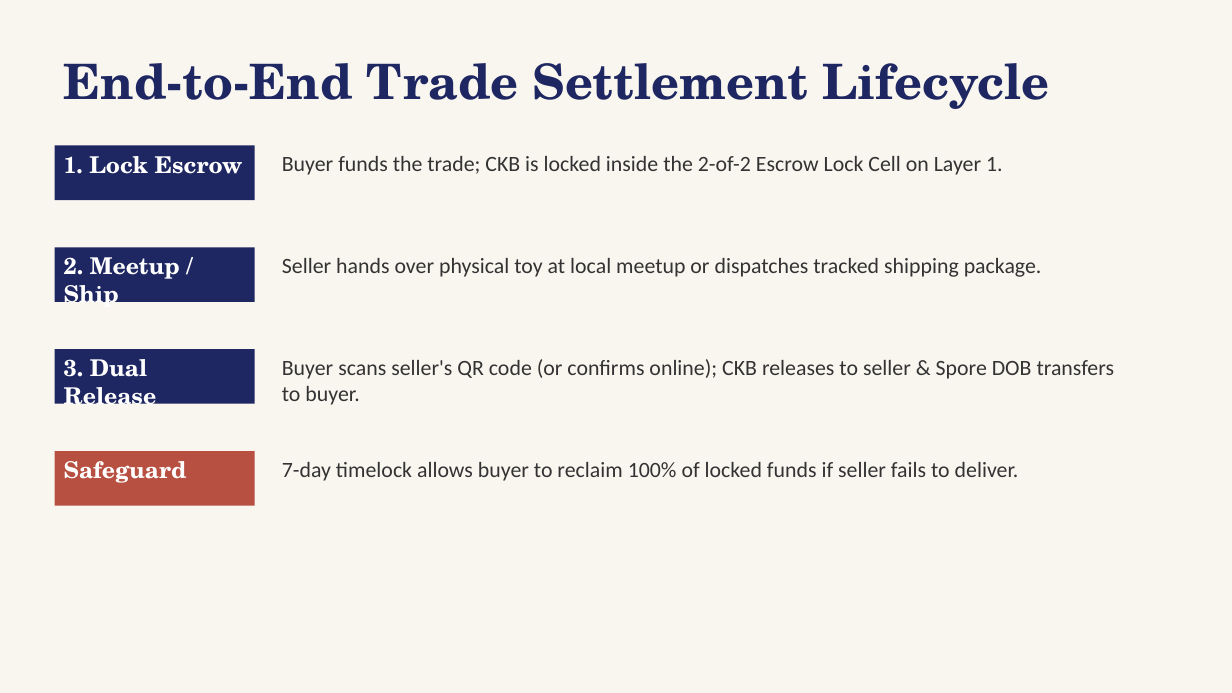
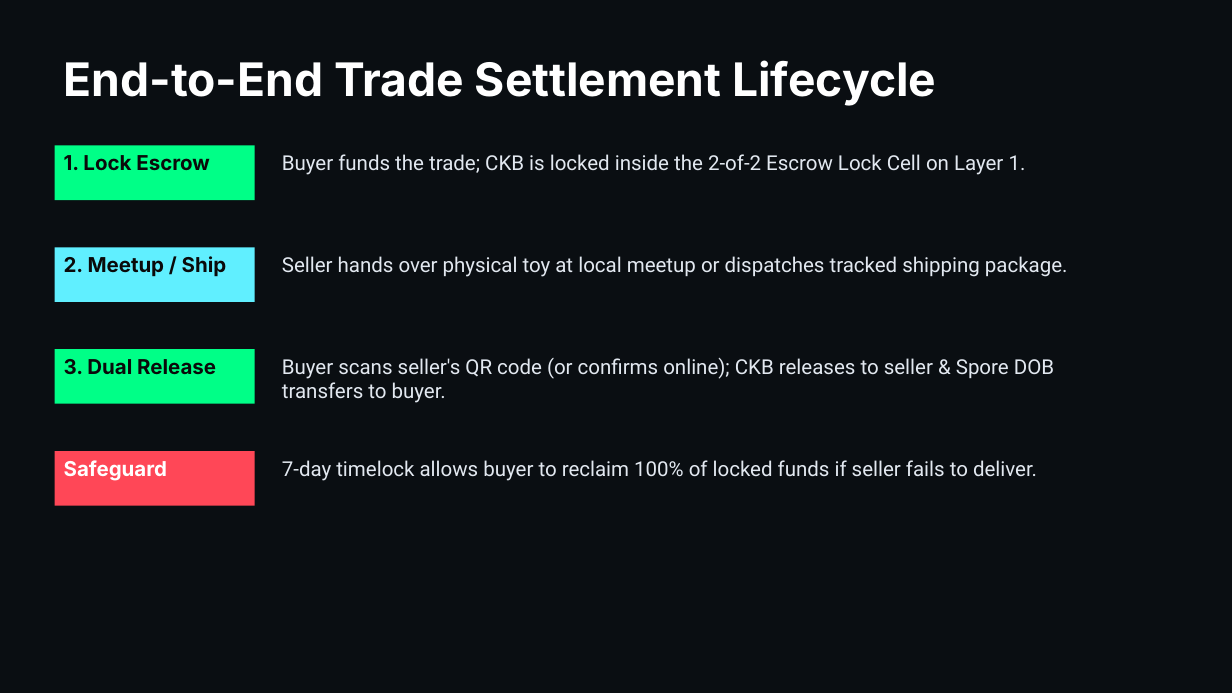
Before and after one commit to nghiadang391/Toy_trading_platform, a slide deck: slide 5 of toytrade_pitch.pptx. Drawn at 1232x693 pixels with LibreOffice and Linux fonts; fonts in the diff are those of the drawing. Boxes give left, top, right and bottom in pixels: in the first picture for what was removed or moved away, otherwise in the second. Text is boxed around its words. In the diff, an @@ line names an element or a change of style, - is before the commit and + after.

Commit message:
style: align pitch deck with signature ToyTrade dark and neon mint green palette

```diff
--- a/toytrade_pitch.pptx
+++ b/toytrade_pitch.pptx
@@ background #F9F6F0 to #0A0E12 @@
@@ text "End-to-End Trade Settlement Lifecycle" at (x1=64, y1=60, x2=936, y2=106): size 38 to 36 pt, font TeX Gyre Schola to Inter, text colour #1E2761 to #FFFFFF @@
@@ rectangle "1. Lock Escrow" at (x1=55, y1=145, x2=255, y2=200): size 18 to 16 pt, font TeX Gyre Schola to Inter, text colour #FFFFFF to #0A0A0A; fill #1E2761 to #00FF87 @@
@@ rectangle "2. Meetup / Ship" at (x1=55, y1=248, x2=255, y2=302): size 18 to 16 pt, font TeX Gyre Schola to Inter, text colour #FFFFFF to #0A0A0A; fill #1E2761 to #60EFFF @@
@@ rectangle "3. Dual Release" at (x1=55, y1=349, x2=255, y2=404): size 18 to 16 pt, font TeX Gyre Schola to Inter, text colour #FFFFFF to #0A0A0A; fill #1E2761 to #00FF87 @@
@@ rectangle "Safeguard" at (x1=55, y1=451, x2=255, y2=506): size 18 to 16 pt, font TeX Gyre Schola to Inter; fill #B85042 to #FF4757 @@
@@ size 17 to 16 pt, font Calibri to Roboto, text colour #333333 to #E2E8F0 in 4 elements at (x1=282, y1=154, x2=1026, y2=175), (x1=282, y1=256, x2=1068, y2=277), (x1=282, y1=358, x2=1054, y2=403), (x1=282, y1=460, x2=1037, y2=481) @@
```
Also in this commit, not shown: 6 other slides changed, 1 other file.
